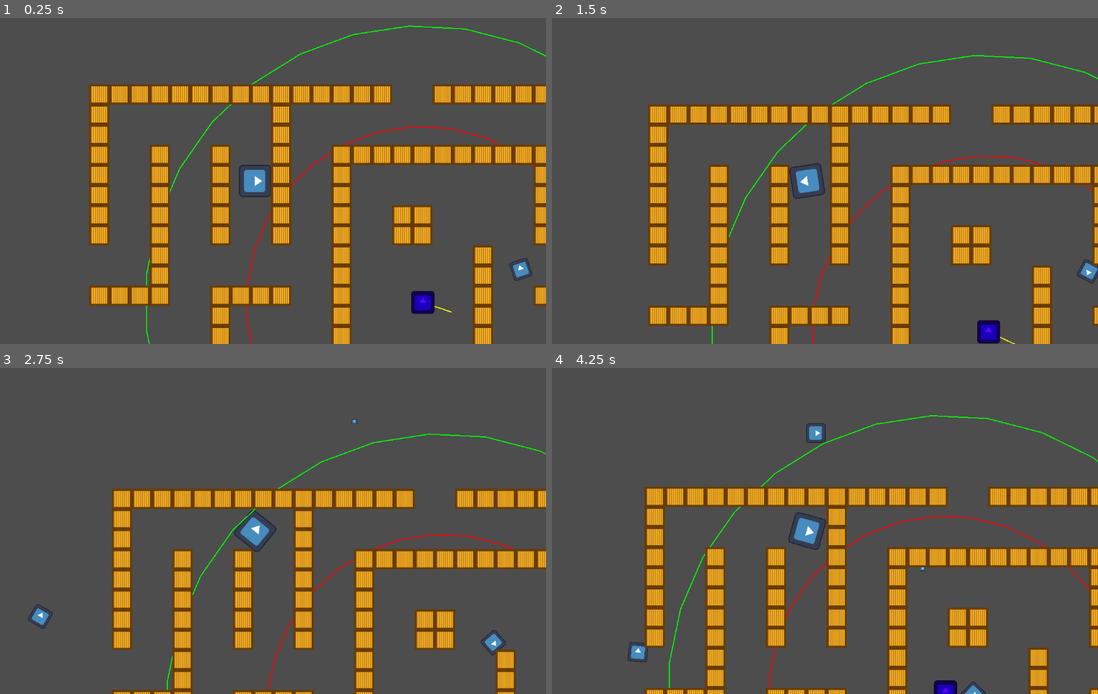
Above: before the commit, frames 1-4 (two rows, left to right).
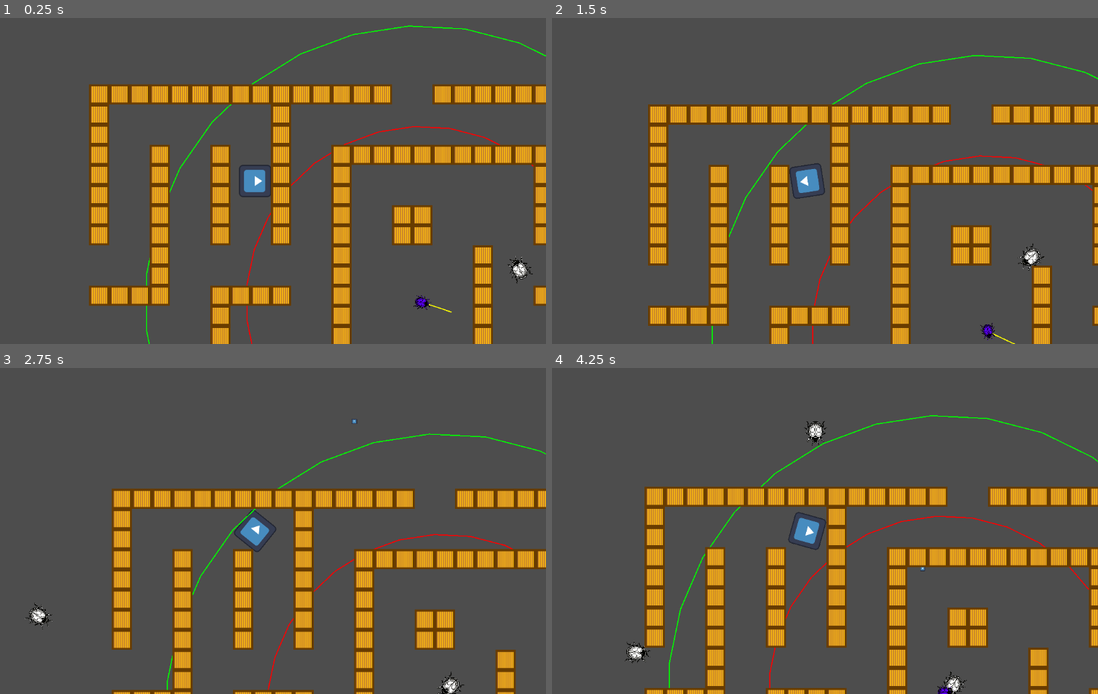
Above: after the commit, the same moments.

Repository: exiayyg/test
Game: Godot game, scene res://Scenes/Levels/test_level.tscn
Two runs of this game, one before a commit and one after it. Both use one fixed random seed, a clock stepped at 60 frames per second and the inputs below. The engine's default icon, where the game draws it, is replaced by a stand-in: a white triangle on a blue panel in a dark square.
Inputs (mouse positions are in pixels of both pictures, inside the frame that each line leads up to):
- Up to frame 1 (0.25 s): no input
- Up to frame 2 (1.5 s): move the mouse to (934, 164) at 0.52 s; press the mouse at (934, 164) at 0.53 s; hold D (Right) 0.53-1.28 s; move the mouse to (688, 197) at 1.27 s; release the mouse at (688, 197) at 1.28 s; hold S (Down) from 1.28 s (still down); click (688, 197) at 1.35 s
- Up to frame 3 (2.75 s): move the mouse to (311, 459) at 2.02 s; release S (Down) at 2.03 s; press the mouse at (311, 459) at 2.03 s; hold D (Right) from 2.03 s (still down)
- Up to frame 4 (4.25 s): move the mouse to (775, 596) at 2.77 s; release D (Right) at 2.78 s; release the mouse at (775, 596) at 2.78 s; hold W (Up) 2.78-3.53 s; click (775, 596) at 2.85 s; move the mouse to (983, 579) at 3.52 s; press the mouse at (983, 579) at 3.53 s; hold A (Left) from 3.53 s (still down)

The runs differ from the first frame. In frame 1, 0.5% of the frame differs, in the area x 75-98%, y 73-91%; in frame 2, 0.6%; in frame 3, 0.5%; in frame 4, 0.7%, in the area x 13-80%, y 16-100%.

Commit message:
修改了虫子贴图Sprite2D随着虫子移动方向旋转

Diff:
--- a/Scenes/characters/Enemies/Special_enemy.tscn
+++ b/Scenes/characters/Enemies/Special_enemy.tscn
@@ -1,7 +1,7 @@
 [gd_scene load_steps=4 format=3 uid="uid://0wcttjmqkm8d"]
 
 [ext_resource type="Script" uid="uid://dqhqjvef6x8w6" path="res://Scripts/Characters/Enemies/special_enemy.gd" id="1_cp8dv"]
-[ext_resource type="Texture2D" uid="uid://dhhsscrn6ucp2" path="res://icon.svg" id="2_6sp5y"]
+[ext_resource type="Texture2D" uid="uid://bh41hlij1ycr5" path="res://Assets/Enemy/Bugs.png" id="2_cp8dv"]
 
 [sub_resource type="CircleShape2D" id="CircleShape2D_o47tw"]
 
@@ -15,8 +15,8 @@
 
 [node name="Sprite2D" type="Sprite2D" parent="."]
 modulate = Color(0.36077514, 0.0006925053, 0.9843983, 1)
-scale = Vector2(0.355, 0.355)
-texture = ExtResource("2_6sp5y")
+scale = Vector2(0.02, 0.02)
+texture = ExtResource("2_cp8dv")
 
 [node name="NavigationAgent2D" type="NavigationAgent2D" parent="."]
 
--- a/Scenes/characters/Enemies/normal_enemy.tscn
+++ b/Scenes/characters/Enemies/normal_enemy.tscn
@@ -1,7 +1,7 @@
 [gd_scene load_steps=5 format=3 uid="uid://cj8rug5ml2gcv"]
 
 [ext_resource type="Script" uid="uid://cy7h0kg8fknu6" path="res://Scripts/Characters/Enemies/normal_enemy.gd" id="1_br4l2"]
-[ext_resource type="Texture2D" uid="uid://dhhsscrn6ucp2" path="res://icon.svg" id="2_cxtvy"]
+[ext_resource type="Texture2D" uid="uid://bh41hlij1ycr5" path="res://Assets/Enemy/Bugs.png" id="2_cxtvy"]
 
 [sub_resource type="RectangleShape2D" id="RectangleShape2D_vg13p"]
 
@@ -18,7 +18,7 @@
 shape = SubResource("RectangleShape2D_vg13p")
 
 [node name="Sprite2D" type="Sprite2D" parent="."]
-scale = Vector2(0.3, 0.3)
+scale = Vector2(0.03, 0.03)
 texture = ExtResource("2_cxtvy")
 
 [node name="attack_area" type="Area2D" parent="."]
@@ -32,6 +32,7 @@
 [node name="NavigationAgent2D" type="NavigationAgent2D" parent="."]
 
 [node name="NavigationTimer" type="Timer" parent="."]
+wait_time = 0.2
 autostart = true
 
 [connection signal="body_entered" from="attack_area" to="." method="_on_attack_area_body_entered"]
--- a/Scripts/Characters/Enemies/normal_enemy.gd
+++ b/Scripts/Characters/Enemies/normal_enemy.gd
@@ -5,20 +5,30 @@
 @export var speed: float = 100 #移动速度
 @export var health: float = 100 #生命值
 @export var damage: float = 1 #伤害
+@onready var sprite_2d: Sprite2D = $Sprite2D
 
 
 const is_enemy: bool = true #是否为敌人
 
 var target_position: Vector2 = Vector2(0, 0)#寻路导航下一目标位置
 var direction: Vector2 = Vector2(0, 0) #敌人朝向玩家的方向
+var look_direction: Vector2
 
 func _ready() -> void:
 	$NavigationAgent2D.target_position = Global.player_position#在敌人初始化时将玩家位置设为目标位置
 
 func _physics_process(_delta: float) -> void:
 	EnemyMovement()
+	UpdateSpriteRotation()
 	if health <= 0:#如果生命值小于零，则死亡
 		died()
+
+func UpdateSpriteRotation():
+	if look_direction.length() > 10:
+		var move_angle = look_direction.angle()
+		sprite_2d.rotation = lerp(sprite_2d.rotation, move_angle, 0.1)
+	else:
+		pass
 
 #敌人受伤逻辑
 func hurt(bullet_damage: float):
@@ -38,6 +48,7 @@
 	target_position = $NavigationAgent2D.get_next_path_position()#获取导航下一个位置
 	direction = (target_position - global_position).normalized()#根据导航的下一位置修改移动
 	velocity = speed * direction
+	look_direction = direction
 	look_at(target_position)#敌人始终看向移动方向
 	move_and_slide()
 	#敌人朝向玩家直线移动
--- a/Scripts/Characters/Enemies/special_enemy.gd
+++ b/Scripts/Characters/Enemies/special_enemy.gd
@@ -28,9 +28,24 @@
 
 func _process(delta):
 	queue_redraw()
+	SpecialUpdateSpriteRotation()
 
 func _physics_process(delta: float) -> void:
 	SpecialEnemyMovement(delta)
+
+# ============================================
+# Sprite2D随着敌人转向
+# ============================================
+func SpecialUpdateSpriteRotation():
+	# 只有在有移动速度时才更新旋转
+	if velocity.length() > 10:  # 设置一个最小速度阈值，避免抖动
+		# 计算移动方向的角度
+		var move_angle = velocity.angle()
+		# 平滑旋转（可选，使旋转更平滑）
+		sprite_2d.rotation = lerp_angle(sprite_2d.rotation, move_angle, 0.1)
+	else:
+		# 如果没有移动，保持当前方向
+		pass
 
 # =============================================
 # 特殊敌人的核心移动逻辑
Binary file added: Assets/Enemy/Bugs.png
Not shown, added: Assets/Enemy/Bugs.png.import
